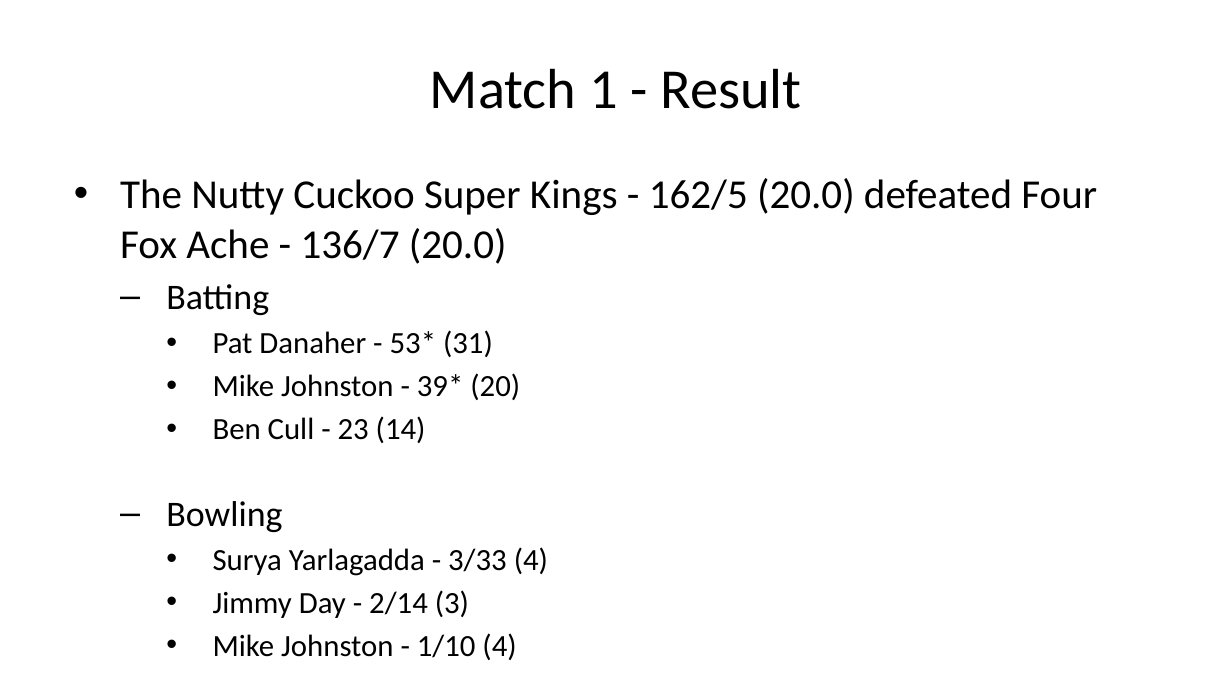
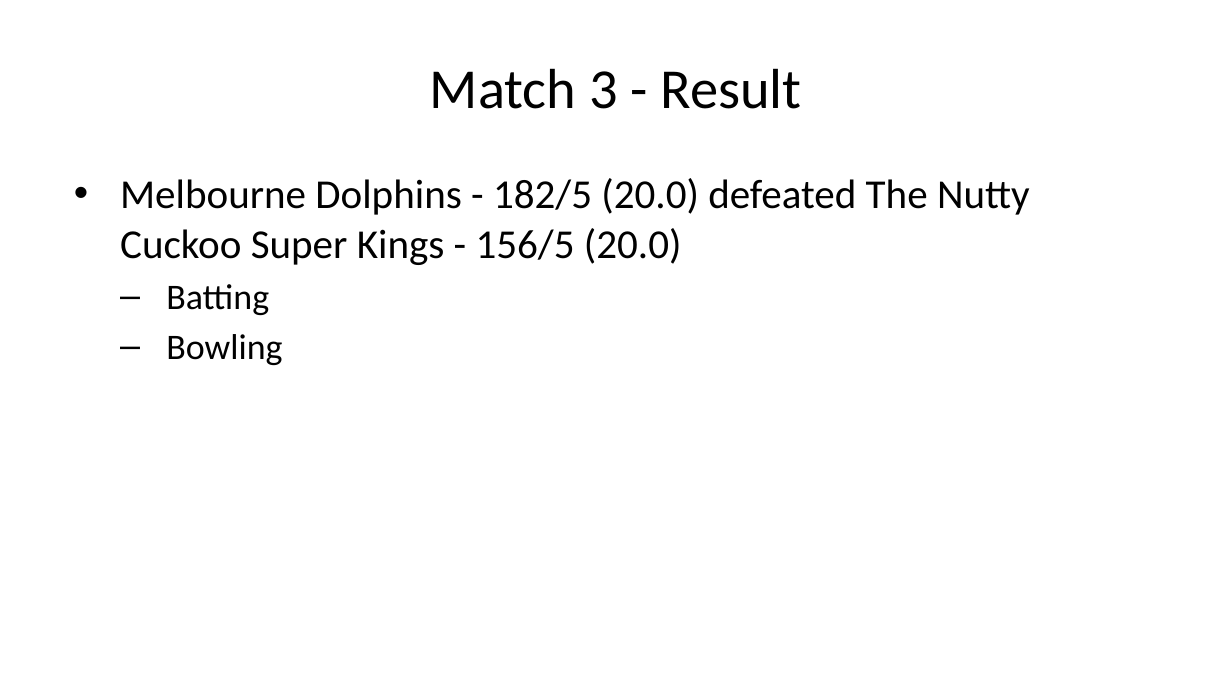
Before and after one commit to jimmyday12/nutty-cuckoo-super-kings, a slide deck: slide 13 of docs/presentations/s6-spring-2021/preso-s6-spring-2021.pptx (slide 7 before the commit). Drawn at 1232x693 pixels with LibreOffice and Linux fonts; fonts in the diff are those of the drawing. Boxes give left, top, right and bottom in pixels: in the first picture for what was removed or moved away, otherwise in the second. Text is boxed around its words. In the diff, an @@ line names an element or a change of style, - is before the commit and + after.

```diff
--- a/docs/presentations/s6-spring-2021/preso-s6-spring-2021.pptx
+++ b/docs/presentations/s6-spring-2021/preso-s6-spring-2021.pptx
@@ title at bbox=[430, 68, 801, 109]: text changed @@
-Match 1 - Result
+Match 3 - Result
@@ text at bbox=[120, 178, 1030, 265]: text changed @@
-• The Nutty Cuckoo Super Kings - 162/5 (20.0) defeated Four Fox Ache - 136/7 (20.0)
+• Melbourne Dolphins - 182/5 (20.0) defeated The Nutty Cuckoo Super Kings - 156/5 (20.0)
@@ text at bbox=[213, 330, 520, 443]: paragraphs removed @@
-    • Pat Danaher - 53* (31)
-    • Mike Johnston - 39* (20)
-    • Ben Cull - 23 (14)
@@ text at bbox=[213, 547, 548, 660]: paragraphs removed @@
-    • Surya Yarlagadda - 3/33 (4)
-    • Jimmy Day - 2/14 (3)
-    • Mike Johnston - 1/10 (4)
```
Also in this commit, not shown: 14 other slides changed, 9 slides removed, 19 other files.
